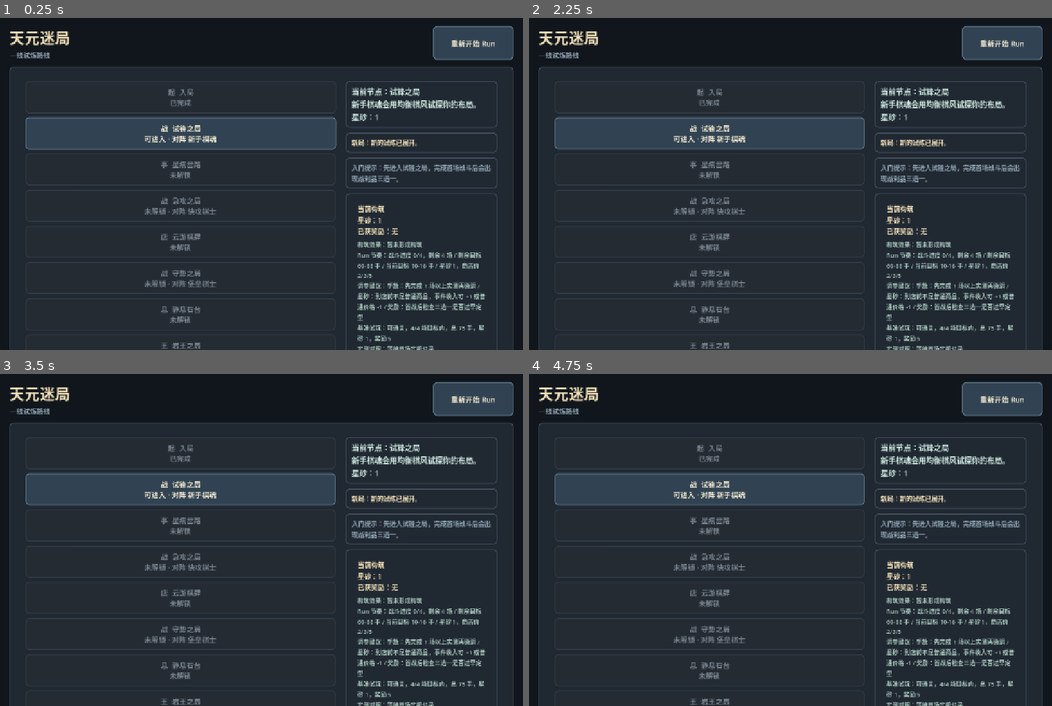
Above: before the commit, frames 1-4 (two rows, left to right).
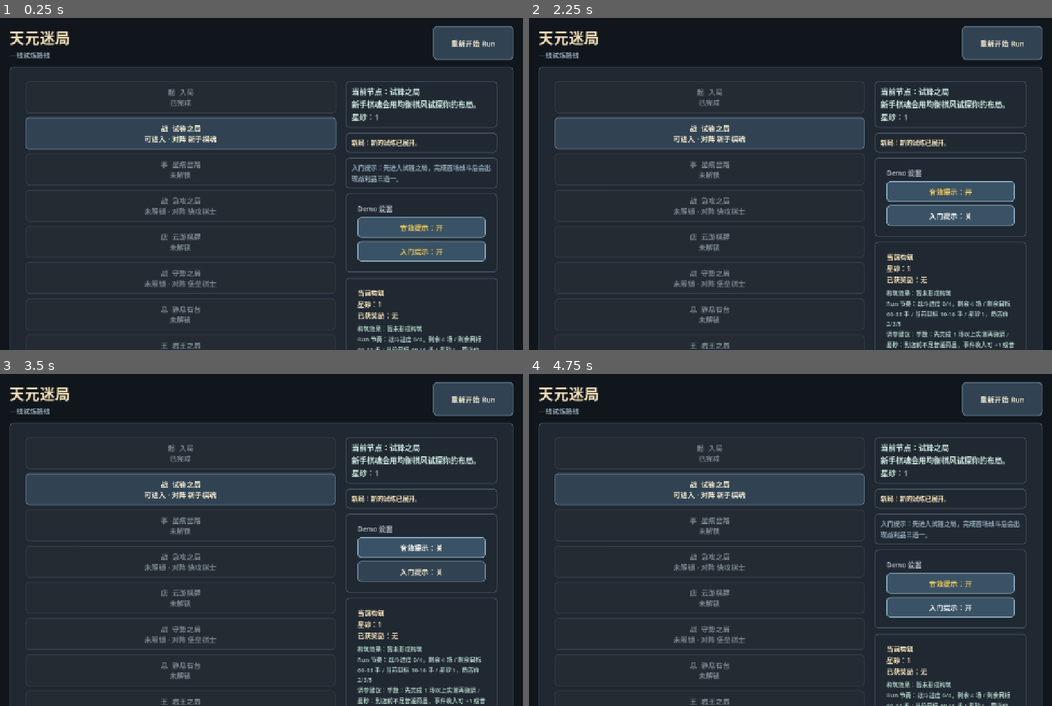
Above: after the commit, the same moments.

Repository: eason522/game
Game: Godot game, scene res://scenes/roguelike/RunMapScene.tscn
Two runs of this game, one before a commit and one after it. Both use one fixed random seed, a clock stepped at 60 frames per second and the inputs below.
Inputs (mouse positions are in pixels of both pictures, inside the frame that each line leads up to):
- Up to frame 1 (0.25 s): no input
- Up to frame 2 (2.25 s): click (952, 227) at 0.5 s, where only the run after the commit has a clickable "音效提示：开"; click (952, 227) at 1.25 s, where only the run after the commit has a clickable "音效提示：关"; click (952, 250) at 2 s, where only the run after the commit has a clickable "入门提示：开"
- Up to frame 3 (3.5 s): click (423, 546) at 2.75 s, where only the run after the commit has a clickable "音效提示：开"
- Up to frame 4 (4.75 s): click (952, 546) at 3.5 s, where only the run after the commit has a clickable "音效提示：关"; click (952, 569) at 4.25 s, where only the run after the commit has a clickable "入门提示：关"

The runs differ from the first frame. In frame 1, 5.4% of the frame differs, in the area x 66-96%, y 56-100%; in frame 2, 7.0%, in the area x 66-96%, y 44-100%; in frame 3, 7.0%; in frame 4, 5.4%.

Commit message:
Add demo sound and hint toggles

Diff:
--- a/scripts/audio/SimpleTonePlayer.gd
+++ b/scripts/audio/SimpleTonePlayer.gd
@@ -52,6 +52,7 @@
 var last_tone_volume := 0.0
 var last_tone_count := 0
 var muted := false
+var feedback_enabled := true
 
 
 func _ready() -> void:
@@ -69,6 +70,9 @@
 
 func play_kind(kind: String) -> void:
 	if kind.is_empty():
+		return
+
+	if not feedback_enabled:
 		return
 
 	var tones: Array = _tones_for_kind(kind)
@@ -106,6 +110,13 @@
 			float(tone.get("duration", 0.06)),
 			float(tone.get("volume", 0.12))
 		)
+
+
+func set_feedback_enabled(value: bool) -> void:
+	feedback_enabled = value
+
+	if not feedback_enabled and audio_player != null and audio_player.playing:
+		audio_player.stop()
 
 
 func _ensure_audio_player() -> void:
--- a/scripts/game/BattleScene.gd
+++ b/scripts/game/BattleScene.gd
@@ -10,6 +10,8 @@
 const BATTLE_RESULT_META := "tymj_battle_result"
 const BATTLE_MOVE_COUNT_META := "tymj_battle_move_count"
 const BATTLE_ENEMY_PROFILE_META := "tymj_battle_enemy_profile_id"
+const DEMO_SOUND_ENABLED_META := "tymj_demo_sound_enabled"
+const DEMO_HINTS_ENABLED_META := "tymj_demo_hints_enabled"
 const ENEMY_THINK_DELAY_SECONDS := 0.42
 const TURN_RHYTHM_FADE_SECONDS := 0.14
 const TURN_RHYTHM_SETTLE_SECONDS := 0.12
@@ -43,6 +45,8 @@
 var reset_button: Button
 var return_to_map_button: Button
 var enemy_profile_button: Button
+var sound_toggle_button: Button
+var hints_toggle_button: Button
 var tone_player
 var cells: Array = []
 var skill_buttons: Dictionary = {}
@@ -87,6 +91,8 @@
 var turn_rhythm_pulse_seconds := TURN_RHYTHM_FADE_SECONDS + TURN_RHYTHM_SETTLE_SECONDS
 var result_banner_animation_seconds := RESULT_BANNER_FADE_SECONDS + RESULT_BANNER_POP_SECONDS + RESULT_BANNER_SETTLE_SECONDS
 var feedback_flash_seconds := FEEDBACK_FLASH_SECONDS
+var sound_feedback_enabled := true
+var tutorial_hints_enabled := true
 
 var empty_style: StyleBoxFlat
 var spirit_style: StyleBoxFlat
@@ -116,6 +122,7 @@
 
 func _ready() -> void:
 	_read_run_context()
+	_read_demo_preferences()
 	_create_styles()
 	_build_layout()
 	_create_audio_feedback()
@@ -135,6 +142,12 @@
 
 	if enemy_profile_ids.has(forced_enemy_profile_id):
 		enemy_profile_index = enemy_profile_ids.find(forced_enemy_profile_id)
+
+
+func _read_demo_preferences() -> void:
+	var root := get_tree().root
+	sound_feedback_enabled = root.get_meta(DEMO_SOUND_ENABLED_META, true)
+	tutorial_hints_enabled = root.get_meta(DEMO_HINTS_ENABLED_META, true)
 
 
 func _load_run_build_modifiers(root: Window) -> void:
@@ -392,6 +405,24 @@
 	_apply_button_theme(enemy_profile_button)
 	controls_panel.add_child(enemy_profile_button)
 
+	sound_toggle_button = Button.new()
+	sound_toggle_button.toggle_mode = true
+	sound_toggle_button.button_pressed = sound_feedback_enabled
+	sound_toggle_button.custom_minimum_size = Vector2(0, 38)
+	sound_toggle_button.size_flags_horizontal = Control.SIZE_EXPAND_FILL
+	sound_toggle_button.toggled.connect(_on_sound_toggled)
+	_apply_button_theme(sound_toggle_button)
+	controls_panel.add_child(sound_toggle_button)
+
+	hints_toggle_button = Button.new()
+	hints_toggle_button.toggle_mode = true
+	hints_toggle_button.button_pressed = tutorial_hints_enabled
+	hints_toggle_button.custom_minimum_size = Vector2(0, 38)
+	hints_toggle_button.size_flags_horizontal = Control.SIZE_EXPAND_FILL
+	hints_toggle_button.toggled.connect(_on_hints_toggled)
+	_apply_button_theme(hints_toggle_button)
+	controls_panel.add_child(hints_toggle_button)
+
 	reset_button = Button.new()
 	reset_button.text = "重新开始"
 	reset_button.custom_minimum_size = Vector2(0, 44)
@@ -412,6 +443,7 @@
 
 	_create_cells()
 	_create_skill_buttons()
+	_refresh_demo_setting_buttons()
 
 
 func _create_side_panel(parent: Control, title_text: String) -> VBoxContainer:
@@ -493,6 +525,34 @@
 	tone_player = SimpleTonePlayerScript.new()
 	tone_player.name = "BattleTonePlayer"
 	add_child(tone_player)
+	tone_player.set_feedback_enabled(sound_feedback_enabled)
+
+
+func _on_sound_toggled(enabled: bool) -> void:
+	sound_feedback_enabled = enabled
+	get_tree().root.set_meta(DEMO_SOUND_ENABLED_META, sound_feedback_enabled)
+
+	if tone_player != null:
+		tone_player.set_feedback_enabled(sound_feedback_enabled)
+
+	_refresh_demo_setting_buttons()
+
+
+func _on_hints_toggled(enabled: bool) -> void:
+	tutorial_hints_enabled = enabled
+	get_tree().root.set_meta(DEMO_HINTS_ENABLED_META, tutorial_hints_enabled)
+	_refresh_demo_setting_buttons()
+	_refresh_info_labels()
+
+
+func _refresh_demo_setting_buttons() -> void:
+	if sound_toggle_button != null:
+		sound_toggle_button.text = "音效提示：开" if sound_feedback_enabled else "音效提示：关"
+		sound_toggle_button.button_pressed = sound_feedback_enabled
+
+	if hints_toggle_button != null:
+		hints_toggle_button.text = "入门提示：开" if tutorial_hints_enabled else "入门提示：关"
+		hints_toggle_button.button_pressed = tutorial_hints_enabled
 
 
 func _start_new_game() -> void:
@@ -1077,7 +1137,7 @@
 
 
 func _play_feedback_tone(kind: String) -> void:
-	if tone_player != null:
+	if sound_feedback_enabled and tone_player != null:
 		tone_player.play_kind(kind)
 
 
@@ -1251,7 +1311,8 @@
 	move_count_label.text = "落子数：%d" % move_count
 	energy_label.text = "己方能量：%d/%d\n敌方能量：%d/%d" % [player_energy, energy_max, enemy_energy, BASE_ENERGY_MAX]
 	if tutorial_hint_label != null:
-		tutorial_hint_label.text = _battle_tutorial_hint()
+		tutorial_hint_label.visible = tutorial_hints_enabled
+		tutorial_hint_label.text = _battle_tutorial_hint() if tutorial_hints_enabled else ""
 	enemy_profile_label.text = "%s\n%s" % [enemy_ai.get_profile_name(), enemy_ai.get_profile_intent()]
 	enemy_intent_hint_label.text = enemy_intent_hint
 
--- a/scripts/roguelike/RunMapScene.gd
+++ b/scripts/roguelike/RunMapScene.gd
@@ -5,6 +5,8 @@
 const BATTLE_RESULT_META := "tymj_battle_result"
 const BATTLE_MOVE_COUNT_META := "tymj_battle_move_count"
 const BATTLE_ENEMY_PROFILE_META := "tymj_battle_enemy_profile_id"
+const DEMO_SOUND_ENABLED_META := "tymj_demo_sound_enabled"
+const DEMO_HINTS_ENABLED_META := "tymj_demo_hints_enabled"
 const BATTLE_SCENE_PATH := "res://scenes/game/BattleScene.tscn"
 const MapGeneratorScript := preload("res://scripts/roguelike/MapGenerator.gd")
 const RunStateScript := preload("res://scripts/roguelike/RunState.gd")
@@ -26,6 +28,8 @@
 var route_guide_label: Label
 var reward_label: Label
 var build_summary_label: Label
+var sound_toggle_button: Button
+var hints_toggle_button: Button
 var tone_player
 var node_list: VBoxContainer
 var node_buttons: Array = []
@@ -37,6 +41,8 @@
 var last_pulsed_node_index := -1
 var last_pulsed_node_status := ""
 var route_node_pulse_seconds := ROUTE_NODE_PULSE_IN_SECONDS + ROUTE_NODE_PULSE_OUT_SECONDS
+var sound_feedback_enabled := true
+var route_hints_enabled := true
 var settlement_tween: Tween
 var reward_panel_tween: Tween
 var panel_style: StyleBoxFlat
@@ -55,12 +61,19 @@
 
 
 func _ready() -> void:
+	_read_demo_preferences()
 	_create_styles()
 	_load_or_create_run_state()
 	_apply_pending_battle_result()
 	_build_layout()
 	_create_audio_feedback()
 	_refresh()
+
+
+func _read_demo_preferences() -> void:
+	var root := get_tree().root
+	sound_feedback_enabled = root.get_meta(DEMO_SOUND_ENABLED_META, true)
+	route_hints_enabled = root.get_meta(DEMO_HINTS_ENABLED_META, true)
 
 
 func _create_styles() -> void:
@@ -235,8 +248,55 @@
 	route_guide_label.add_theme_stylebox_override("normal", panel_style)
 	side.add_child(route_guide_label)
 
+	var settings_panel := _create_settings_panel()
+	side.add_child(settings_panel)
+
 	_create_reward_panel(side)
 	_create_node_buttons()
+
+
+func _create_settings_panel() -> PanelContainer:
+	var panel := PanelContainer.new()
+	panel.add_theme_stylebox_override("panel", panel_style)
+	panel.size_flags_horizontal = Control.SIZE_EXPAND_FILL
+
+	var margin := MarginContainer.new()
+	margin.add_theme_constant_override("margin_left", 14)
+	margin.add_theme_constant_override("margin_top", 12)
+	margin.add_theme_constant_override("margin_right", 14)
+	margin.add_theme_constant_override("margin_bottom", 14)
+	panel.add_child(margin)
+
+	var box := VBoxContainer.new()
+	box.add_theme_constant_override("separation", 8)
+	margin.add_child(box)
+
+	var title := Label.new()
+	title.text = "Demo 设置"
+	title.add_theme_font_size_override("font_size", 16)
+	title.add_theme_color_override("font_color", Color("#b8c5d0"))
+	box.add_child(title)
+
+	sound_toggle_button = Button.new()
+	sound_toggle_button.toggle_mode = true
+	sound_toggle_button.button_pressed = sound_feedback_enabled
+	sound_toggle_button.custom_minimum_size = Vector2(0, 38)
+	sound_toggle_button.size_flags_horizontal = Control.SIZE_EXPAND_FILL
+	sound_toggle_button.toggled.connect(_on_sound_toggled)
+	_apply_button_theme(sound_toggle_button)
+	box.add_child(sound_toggle_button)
+
+	hints_toggle_button = Button.new()
+	hints_toggle_button.toggle_mode = true
+	hints_toggle_button.button_pressed = route_hints_enabled
+	hints_toggle_button.custom_minimum_size = Vector2(0, 38)
+	hints_toggle_button.size_flags_horizontal = Control.SIZE_EXPAND_FILL
+	hints_toggle_button.toggled.connect(_on_hints_toggled)
+	_apply_button_theme(hints_toggle_button)
+	box.add_child(hints_toggle_button)
+
+	_refresh_demo_setting_buttons()
+	return panel
 
 
 func _create_reward_panel(parent: Control) -> void:
@@ -298,6 +358,34 @@
 	tone_player = SimpleTonePlayerScript.new()
 	tone_player.name = "RunMapTonePlayer"
 	add_child(tone_player)
+	tone_player.set_feedback_enabled(sound_feedback_enabled)
+
+
+func _on_sound_toggled(enabled: bool) -> void:
+	sound_feedback_enabled = enabled
+	get_tree().root.set_meta(DEMO_SOUND_ENABLED_META, sound_feedback_enabled)
+
+	if tone_player != null:
+		tone_player.set_feedback_enabled(sound_feedback_enabled)
+
+	_refresh_demo_setting_buttons()
+
+
+func _on_hints_toggled(enabled: bool) -> void:
+	route_hints_enabled = enabled
+	get_tree().root.set_meta(DEMO_HINTS_ENABLED_META, route_hints_enabled)
+	_refresh_demo_setting_buttons()
+	_refresh()
+
+
+func _refresh_demo_setting_buttons() -> void:
+	if sound_toggle_button != null:
+		sound_toggle_button.text = "音效提示：开" if sound_feedback_enabled else "音效提示：关"
+		sound_toggle_button.button_pressed = sound_feedback_enabled
+
+	if hints_toggle_button != null:
+		hints_toggle_button.text = "入门提示：开" if route_hints_enabled else "入门提示：关"
+		hints_toggle_button.button_pressed = route_hints_enabled
 
 
 func _apply_button_theme(button: Button) -> void:
@@ -420,7 +508,8 @@
 		status_label.text = "%s当前节点：%s\n%s\n星砂：%d" % [save_prefix, current.get("title", "无"), current.get("description", ""), run_state.coins]
 
 	if route_guide_label != null:
-		route_guide_label.text = _route_guide_text()
+		route_guide_label.visible = route_hints_enabled
+		route_guide_label.text = _route_guide_text() if route_hints_enabled else ""
 
 	_refresh_reward_panel()
 
@@ -712,7 +801,7 @@
 
 
 func _play_feedback_tone(kind: String) -> void:
-	if tone_player != null:
+	if sound_feedback_enabled and tone_player != null:
 		tone_player.play_kind(kind)
 
 
--- a/tests/battle_feedback_smoke.gd
+++ b/tests/battle_feedback_smoke.gd
@@ -4,6 +4,8 @@
 const BATTLE_NODE_INDEX_META := "tymj_battle_node_index"
 const BATTLE_RESULT_META := "tymj_battle_result"
 const BATTLE_MOVE_COUNT_META := "tymj_battle_move_count"
+const DEMO_SOUND_ENABLED_META := "tymj_demo_sound_enabled"
+const DEMO_HINTS_ENABLED_META := "tymj_demo_hints_enabled"
 
 var failures: Array = []
 
@@ -48,6 +50,38 @@
 		failures.append("battle feedback: expected tutorial hint label to exist")
 	elif not scene.tutorial_hint_label.text.contains("中心灵脉"):
 		failures.append("battle feedback: expected opening tutorial hint to mention center spirit cells")
+
+	if scene.sound_toggle_button == null or scene.hints_toggle_button == null:
+		failures.append("battle feedback: expected demo setting toggles to exist")
+	else:
+		if not scene.sound_toggle_button.text.contains("开") or not scene.hints_toggle_button.text.contains("开"):
+			failures.append("battle feedback: expected demo setting toggles to start enabled")
+
+		scene._on_hints_toggled(false)
+
+		if root.get_meta(DEMO_HINTS_ENABLED_META, true):
+			failures.append("battle feedback: expected hint toggle to persist disabled preference")
+
+		if scene.tutorial_hint_label.visible or not scene.tutorial_hint_label.text.is_empty():
+			failures.append("battle feedback: expected tutorial hint to hide when disabled")
+
+		scene._on_hints_toggled(true)
+
+		if not scene.tutorial_hint_label.visible or not scene.tutorial_hint_label.text.contains("中心灵脉"):
+			failures.append("battle feedback: expected tutorial hint to return when re-enabled")
+
+		if scene.tone_player != null:
+			var previous_tone: String = scene.tone_player.last_tone_kind
+			scene._on_sound_toggled(false)
+			scene._play_feedback_tone("skill")
+
+			if scene.tone_player.last_tone_kind != previous_tone:
+				failures.append("battle feedback: expected disabled sound toggle to suppress tones")
+
+			if root.get_meta(DEMO_SOUND_ENABLED_META, true):
+				failures.append("battle feedback: expected sound toggle to persist disabled preference")
+
+			scene._on_sound_toggled(true)
 
 	if scene.enemy_think_delay_seconds < 0.4:
 		failures.append("battle feedback: expected enemy think delay to leave a readable beat")
@@ -115,6 +149,8 @@
 	root.remove_meta(BATTLE_NODE_INDEX_META)
 	root.remove_meta(BATTLE_RESULT_META)
 	root.remove_meta(BATTLE_MOVE_COUNT_META)
+	root.remove_meta(DEMO_SOUND_ENABLED_META)
+	root.remove_meta(DEMO_HINTS_ENABLED_META)
 	await process_frame
 
 	if failures.is_empty():
--- a/tests/run_map_feedback_smoke.gd
+++ b/tests/run_map_feedback_smoke.gd
@@ -4,6 +4,8 @@
 const RunStateScript := preload("res://scripts/roguelike/RunState.gd")
 const RunMapScene := preload("res://scenes/roguelike/RunMapScene.tscn")
 const RUN_STATE_META := "tymj_run_state"
+const DEMO_SOUND_ENABLED_META := "tymj_demo_sound_enabled"
+const DEMO_HINTS_ENABLED_META := "tymj_demo_hints_enabled"
 
 var failures: Array = []
 
@@ -63,6 +65,38 @@
 		failures.append("run map feedback: expected route guide label to exist")
 	elif not scene.route_guide_label.text.contains("试锋之局"):
 		failures.append("run map feedback: expected opening route guide to point at first battle")
+
+	if scene.sound_toggle_button == null or scene.hints_toggle_button == null:
+		failures.append("run map feedback: expected demo setting toggles to exist")
+	else:
+		if not scene.sound_toggle_button.text.contains("开") or not scene.hints_toggle_button.text.contains("开"):
+			failures.append("run map feedback: expected demo setting toggles to start enabled")
+
+		scene._on_hints_toggled(false)
+
+		if root.get_meta(DEMO_HINTS_ENABLED_META, true):
+			failures.append("run map feedback: expected hint toggle to persist disabled preference")
+
+		if scene.route_guide_label.visible or not scene.route_guide_label.text.is_empty():
+			failures.append("run map feedback: expected route guide to hide when disabled")
+
+		scene._on_hints_toggled(true)
+
+		if not scene.route_guide_label.visible or not scene.route_guide_label.text.contains("试锋之局"):
+			failures.append("run map feedback: expected route guide to return when re-enabled")
+
+		if scene.tone_player != null:
+			var previous_tone: String = scene.tone_player.last_tone_kind
+			scene._on_sound_toggled(false)
+			scene._play_feedback_tone("progress")
+
+			if scene.tone_player.last_tone_kind != previous_tone:
+				failures.append("run map feedback: expected disabled sound toggle to suppress tones")
+
+			if root.get_meta(DEMO_SOUND_ENABLED_META, true):
+				failures.append("run map feedback: expected sound toggle to persist disabled preference")
+
+			scene._on_sound_toggled(true)
 
 	if scene.last_pulsed_node_index != 1 or scene.last_pulsed_node_status != RunStateScript.STATUS_AVAILABLE:
 		failures.append("run map feedback: expected available route node to receive an entry pulse")
@@ -139,6 +173,8 @@
 
 	scene.queue_free()
 	root.remove_meta(RUN_STATE_META)
+	root.remove_meta(DEMO_SOUND_ENABLED_META)
+	root.remove_meta(DEMO_HINTS_ENABLED_META)
 	await process_frame
 
 	if failures.is_empty():
Not shown, changed: DEVELOPMENT_PLAN.md
